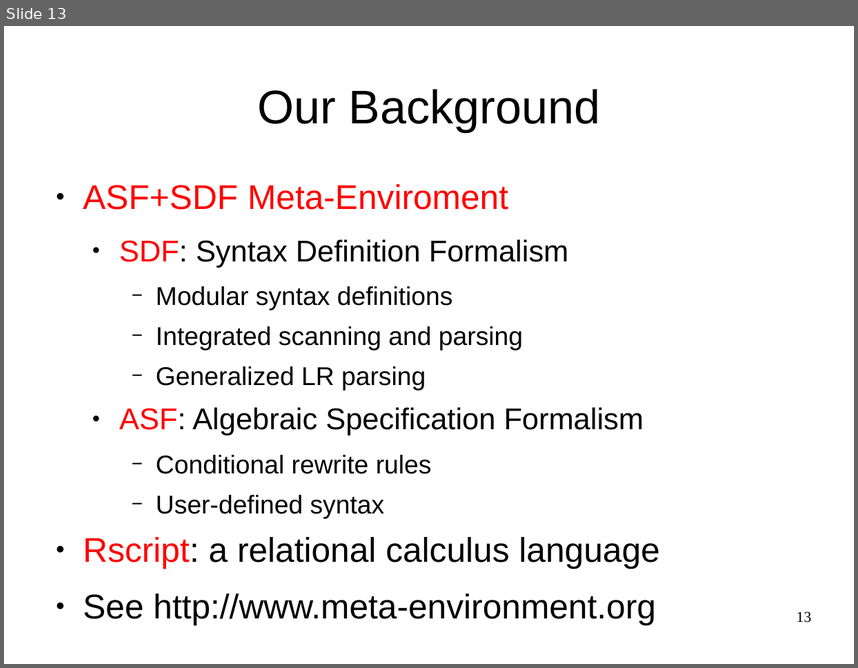
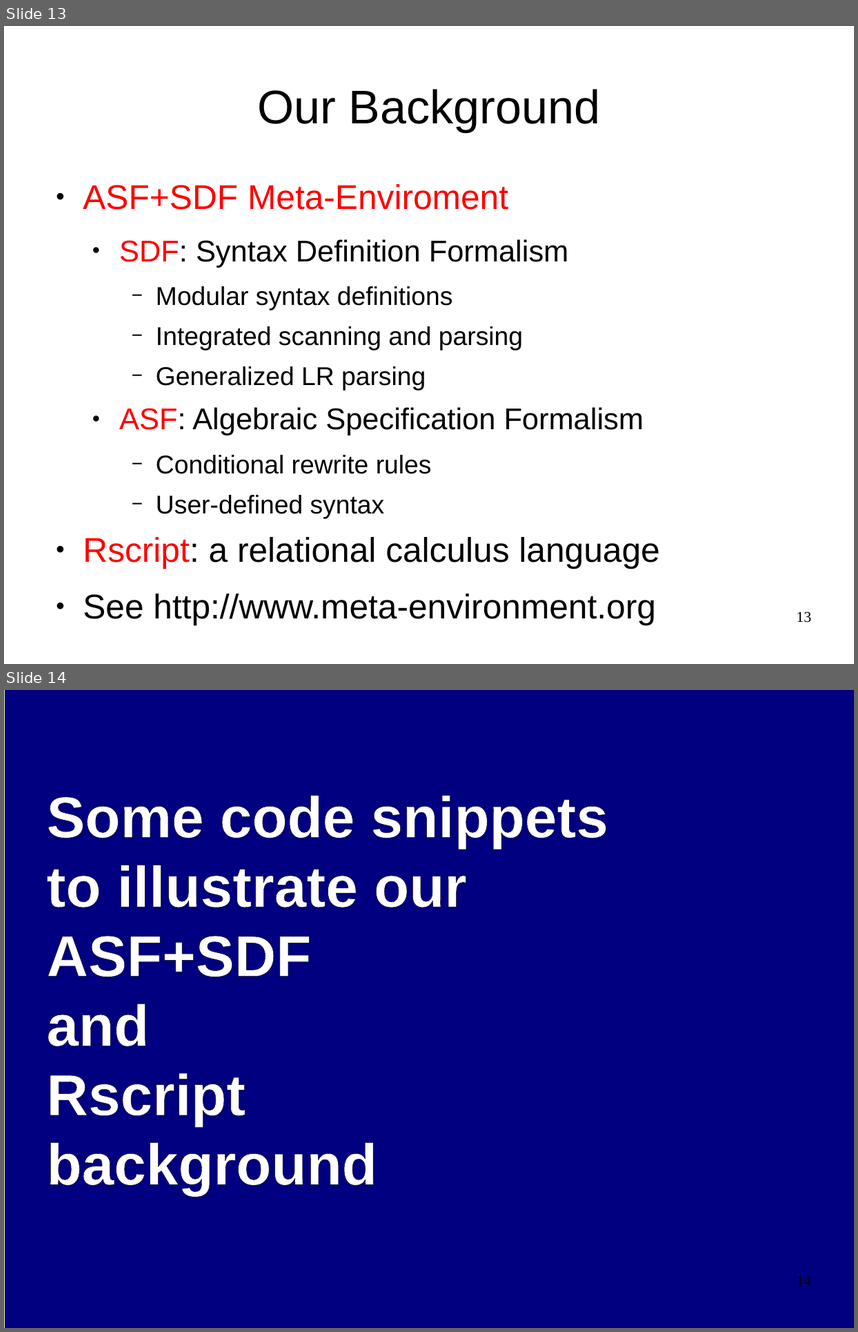
Before and after one commit to cwi-swat/meta-environment, a slide deck: meta-doc/analysis/rascal-slides/rascal-slides.odp. Shown one above the other, each under a label of ours: slide 13 before the commit, slides 13 and 14 after it. The pictures are 858x668 and 858x1332 pixels, drawn with LibreOffice and Linux fonts; fonts in the diff are those of the drawing; background and template pictures are left out. Boxes give left, top, right and bottom in pixels: in the first picture for what was removed or moved away, otherwise in the second. Text is boxed around its words. In the diff, an @@ line names an element or a change of style, - is before the commit and + after.

```diff
--- a/meta-doc/analysis/rascal-slides/rascal-slides.odp
+++ b/meta-doc/analysis/rascal-slides/rascal-slides.odp
@@ slide 14 added at <box>4,690,854,1328</box>, background #FFFFFF @@
@@ rectangle added at <box>5,690,854,1328</box>, fill #000080, outline #000000 0 pt @@
@@ subtitle added at <box>47,796,608,1195</box>, 54 pt, text #FFFFFF, bold @@
+Some code snippets
+to illustrate our
+ASF+SDF
+and
+Rscript
+background
@@ page number added at <box>796,1276,811,1285</box>, 14 pt, text #000000 @@
+14
```
Also in this commit, not shown: 4 slides changed, 22 other slides added, 1 other file.
